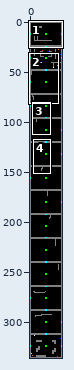
One commit to this sprite sheet: src/assets/levels.png. The picture above shows the old version from afar; the outline marks the close-up.
Close-up. Before the edit:
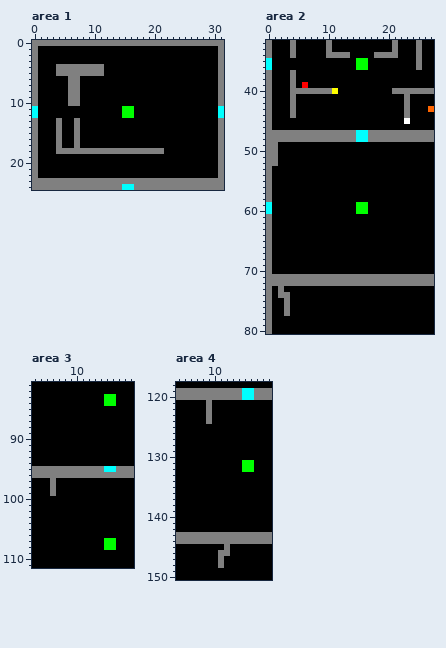
The file is 32x336 pixels. Shown: area 1: x 0..31, y 0..24; area 2: x 0..27, y 32..80; area 3: x 3..19, y 81..111; area 4: x 4..19, y 118..150. The commit also changed other parts of the picture, which this record leaves out.
New version:
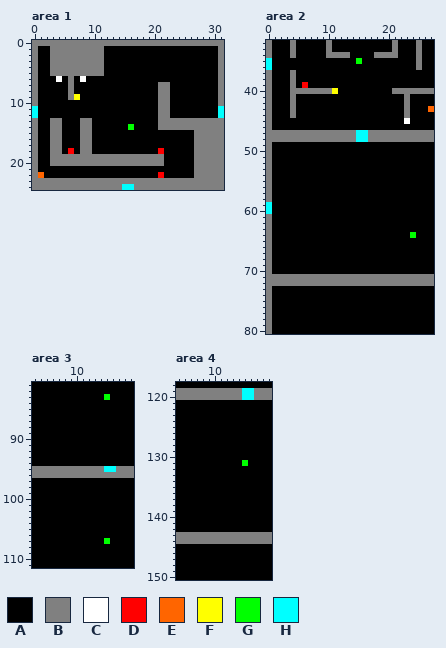
Palette (. is transparent): A #000000  B #808080  C #ffffff  D #ff0000  E #ff6500  F #ffff00  G #00ff00  H #00ffff
Diff:
--- area 1
@@ x 0..31 @@
  0 BBBBBBBBBBBBBBBBBBBBBBBBBBBBBBBB
- 1 BAAAAAAAAAAAAAAAAAAAAAAAAAAAAAAB
- 2 BAAAAAAAAAAAAAAAAAAAAAAAAAAAAAAB
- 3 BAAAAAAAAAAAAAAAAAAAAAAAAAAAAAAB
- 4 BAAABBBBBBBBAAAAAAAAAAAAAAAAAAAB
- 5 BAAABBBBBBBBAAAAAAAAAAAAAAAAAAAB
- 6 BAAAAABBAAAAAAAAAAAAAAAAAAAAAAAB
- 7 BAAAAABBAAAAAAAAAAAAAAAAAAAAAAAB
- 8 BAAAAABBAAAAAAAAAAAAAAAAAAAAAAAB
- 9 BAAAAABBAAAAAAAAAAAAAAAAAAAAAAAB
-10 BAAAAABBAAAAAAAAAAAAAAAAAAAAAAAB
-11 HAAAAAAAAAAAAAAGGAAAAAAAAAAAAAAH
-12 HAAAAAAAAAAAAAAGGAAAAAAAAAAAAAAH
-13 BAAABAABAAAAAAAAAAAAAAAAAAAAAAAB
-14 BAAABAABAAAAAAAAAAAAAAAAAAAAAAAB
-15 BAAABAABAAAAAAAAAAAAAAAAAAAAAAAB
-16 BAAABAABAAAAAAAAAAAAAAAAAAAAAAAB
-17 BAAABAABAAAAAAAAAAAAAAAAAAAAAAAB
-18 BAAABBBBBBBBBBBBBBBBBBAAAAAAAAAB
-19 BAAAAAAAAAAAAAAAAAAAAAAAAAAAAAAB
-20 BAAAAAAAAAAAAAAAAAAAAAAAAAAAAAAB
-21 BAAAAAAAAAAAAAAAAAAAAAAAAAAAAAAB
-22 BAAAAAAAAAAAAAAAAAAAAAAAAAAAAAAB
+ 1 BAABBBBBBBBBAAAAAAAAAAAAAAAAAAAB
+ 2 BAABBBBBBBBBAAAAAAAAAAAAAAAAAAAB
+ 3 BAABBBBBBBBBAAAAAAAAAAAAAAAAAAAB
+ 4 BAABBBBBBBBBAAAAAAAAAAAAAAAAAAAB
+ 5 BAABBBBBBBBBAAAAAAAAAAAAAAAAAAAB
+ 6 BAAACABACAAAAAAAAAAAAAAAAAAAAAAB
+ 7 BAAAAABAAAAAAAAAAAAAABBAAAAAAAAB
+ 8 BAAAAABAAAAAAAAAAAAAABBAAAAAAAAB
+ 9 BAAAAABFAAAAAAAAAAAAABBAAAAAAAAB
+10 BAAAAAAAAAAAAAAAAAAAABBAAAAAAAAB
+11 HAAAAAAAAAAAAAAAAAAAABBAAAAAAAAH
+12 HAAAAAAAAAAAAAAAAAAAABBAAAAAAAAH
+13 BAABBAAABBAAAAAAAAAAABBBBBBBBBBB
+14 BAABBAAABBAAAAAAGAAAABBBBBBBBBBB
+15 BAABBAAABBAAAAAAAAAAAAAAAAABBBBB
+16 BAABBAAABBAAAAAAAAAAAAAAAAABBBBB
+17 BAABBAAABBAAAAAAAAAAAAAAAAABBBBB
+18 BAABBADABBAAAAAAAAAAADAAAAABBBBB
+19 BAABBBBBBBBBBBBBBBBBBBAAAAABBBBB
+20 BAABBBBBBBBBBBBBBBBBBBAAAAABBBBB
+21 BAAAAAAAAAAAAAAAAAAAAAAAAAABBBBB
+22 BEAAAAAAAAAAAAAAAAAAADAAAAABBBBB
 23 BBBBBBBBBBBBBBBBBBBBBBBBBBBBBBBB
--- area 2
@@ x 13..18 @@
 34 BAAAAB
-35 AAGGAA
-36 AAGGAA
+35 AAGAAA
+36 AAAAAA
 37 AAAAAA
@@ x 0..3 @@
 48 BBBB
-49 BBAA
-50 BBAA
-51 BBAA
-52 BBAA
+49 BAAA
+50 BAAA
+51 BAAA
+52 BAAA
 53 BAAA
@@ x 13..18 @@
 58 AAAAAA
-59 AAGGAA
-60 AAGGAA
+59 AAAAAA
+60 AAAAAA
 61 AAAAAA
@@ x 22..26 @@
 63 AAAAA
-64 AAAAA
+64 AAGAA
 65 AAAAA
@@ x 0..5 @@
 72 BBBBBB
-73 BABAAA
-74 BABBAA
-75 BAABAA
-76 BAABAA
-77 BAABAA
+73 BAAAAA
+74 BAAAAA
+75 BAAAAA
+76 BAAAAA
+77 BAAAAA
 78 BAAAAA
--- area 3
@@ x 13..18 @@
  82 AAAAAA
- 83 AAGGAA
- 84 AAGGAA
+ 83 AAGAAA
+ 84 AAAAAA
  85 AAAAAA
@@ x 4..8 @@
  96 BBBBB
- 97 AABAA
- 98 AABAA
- 99 AABAA
+ 97 AAAAA
+ 98 AAAAA
+ 99 AAAAA
 100 AAAAA
@@ x 13..18 @@
 106 AAAAAA
-107 AAGGAA
-108 AAGGAA
+107 AAGAAA
+108 AAAAAA
 109 AAAAAA
--- area 4
@@ x 7..11 @@
 120 BBBBB
-121 AABAA
-122 AABAA
-123 AABAA
-124 AABAA
+121 AAAAA
+122 AAAAA
+123 AAAAA
+124 AAAAA
 125 AAAAA
@@ x 13..18 @@
 130 AAAAAA
-131 AAGGAA
-132 AAGGAA
+131 AAGAAA
+132 AAAAAA
 133 AAAAAA
@@ x 9..14 @@
 144 BBBBBB
-145 AAABAA
-146 AABBAA
-147 AABAAA
-148 AABAAA
+145 AAAAAA
+146 AAAAAA
+147 AAAAAA
+148 AAAAAA
 149 AAAAAA
